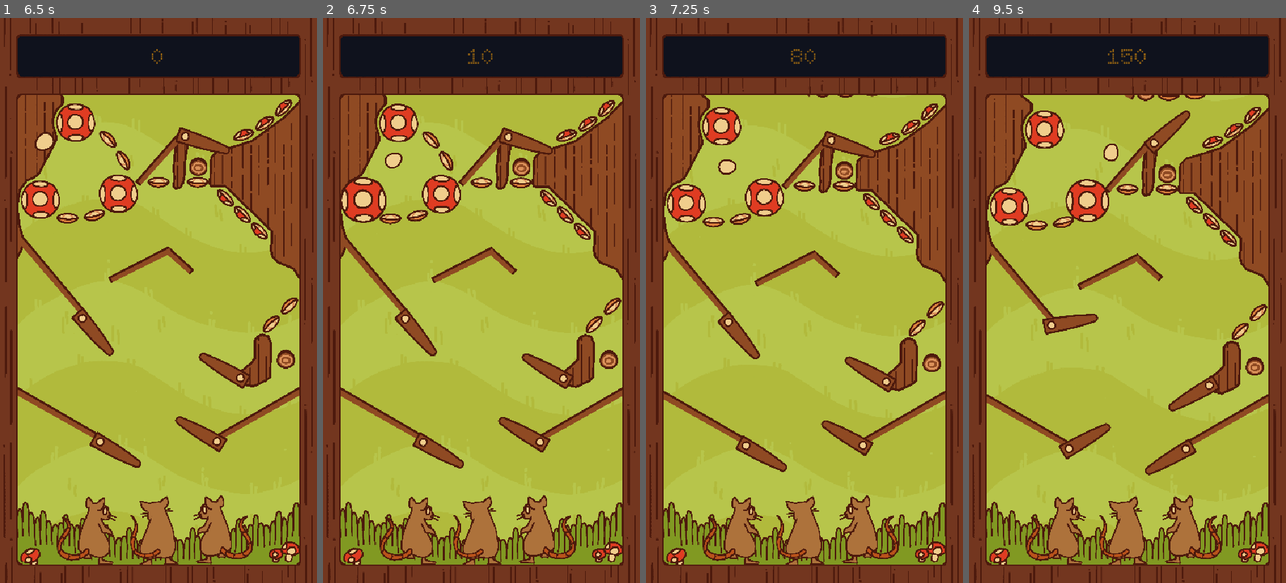
Above: before the commit, frames 1-4 (left to right).
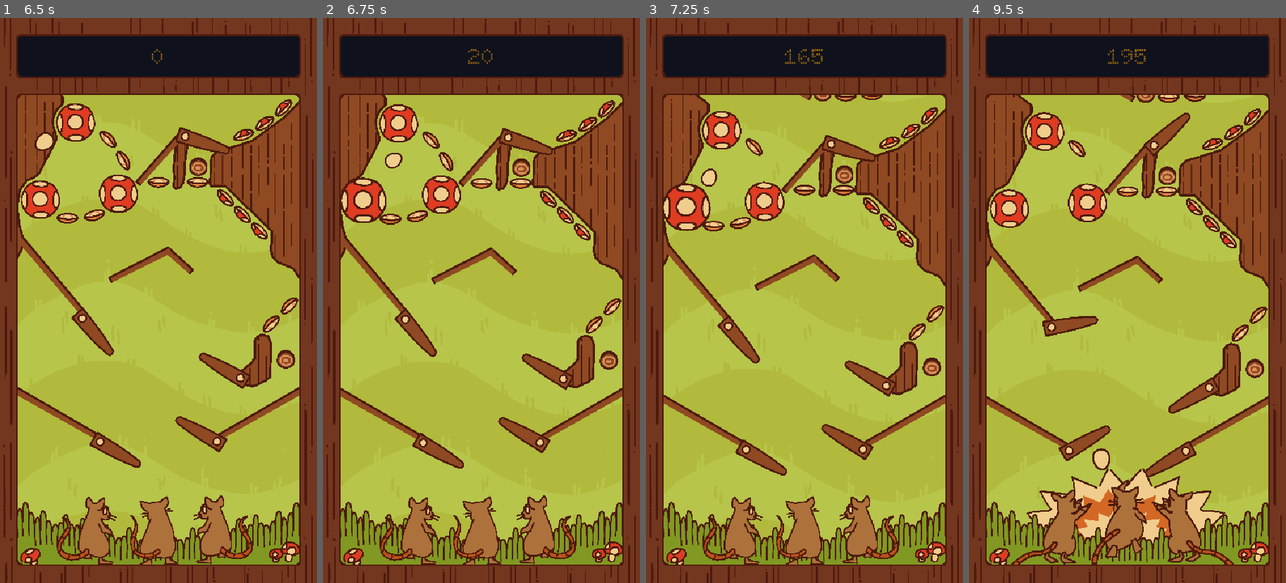
Above: after the commit, the same moments.

Repository: Lilacqualia/gjtnp-gjenp
Game: Godot game, scene res://scenes/conductor.tscn
Same seed, same stepped clock (60 frames per second), same inputs: the game is played once before the commit and once after it.
Inputs:
- Up to frame 1 (6.5 s): tap Enter at 0.5 s; hold D (Right Flipper) 0.53-1.28 s; hold Space (Start Game) 0.53-1.28 s; hold A (Left Flipper) 1.28-2.03 s; tap Space (Start Game) at 1.35, 2.85, 3.5, 4.35, 5, 5.85 s; hold Space (Start Game) 2.03-2.78 s; hold D (Right Flipper) 2.03-3.53 s; hold Space (Start Game) 3.53-4.28 s; hold A (Left Flipper) 3.53-5.78 s; hold Space (Start Game) 5.03-5.78 s; hold D (Right Flipper) from 5.78 s (still down)
- Up to frame 2 (6.75 s): keep holding D (Right Flipper); hold Space (Start Game) from 6.53 s (still down)
- Up to frame 3 (7.25 s): keep holding D (Right Flipper); keep holding Space (Start Game)
- Up to frame 4 (9.5 s): release Space (Start Game) at 7.28 s; tap Space (Start Game) at 7.35, 8.85 s; release D (Right Flipper) at 8.03 s; hold Space (Start Game) 8.03-8.78 s; hold A (Left Flipper) from 8.03 s (still down)

Frame 1 is identical in both runs. In frame 2, 1.7% of the frame differs, in the area x 5-95%, y 5-80%; in frame 3, 9.1%; in frame 4, 12%, in the area x 5-95%, y 5-97%.

Commit message:
Points adjustments.

Diff:
--- a/src/scenes/spinner.tscn
+++ b/src/scenes/spinner.tscn
@@ -11,7 +11,6 @@
 [node name="spinner" type="Area2D" unique_id=1432479668 groups=["hittable_object"]]
 collision_layer = 4
 script = ExtResource("1_78gc6")
-value = 50
 
 [node name="CollisionShape2D" type="CollisionShape2D" parent="." unique_id=146161982]
 shape = SubResource("CircleShape2D_beaw0")
--- a/src/scenes/table_forest.tscn
+++ b/src/scenes/table_forest.tscn
@@ -70,7 +70,6 @@
 
 [node name="spinner" parent="ScrollableElements/Stage1/DrainGuard" unique_id=1432479668 instance=ExtResource("9_o62vd")]
 position = Vector2(507, -88)
-value = 15
 
 [node name="Wall" parent="ScrollableElements/Stage1/DrainGuard" unique_id=55546858 instance=ExtResource("7_ehd0t")]
 z_as_relative = false
@@ -160,7 +159,6 @@
 
 [node name="spinner" parent="ScrollableElements/Stage1/SideLog" unique_id=1531310458 instance=ExtResource("9_o62vd")]
 position = Vector2(358, 25)
-value = 15
 
 [node name="OneWayPlatform4" parent="ScrollableElements/Stage1/SideLog" unique_id=430941784 instance=ExtResource("10_o62vd")]
 position = Vector2(252, 50)
@@ -355,7 +353,6 @@
 
 [node name="spinner2" parent="ScrollableElements/Stage2/Group1" unique_id=928888113 instance=ExtResource("9_o62vd")]
 position = Vector2(403, 19)
-value = 15
 
 [node name="DropTarget8" parent="ScrollableElements/Stage2/Group1" unique_id=1801079846 instance=ExtResource("5_3pj8s")]
 position = Vector2(376, 48)
@@ -427,7 +424,6 @@
 
 [node name="spinner2" parent="ScrollableElements/Stage2/Group2" unique_id=2095172409 instance=ExtResource("9_o62vd")]
 position = Vector2(76, -79)
-value = 15
 
 [node name="round_bumper2" parent="ScrollableElements/Stage2/Group2" unique_id=667104284 instance=ExtResource("9_r5rc4")]
 position = Vector2(248, -262)
@@ -483,7 +479,6 @@
 
 [node name="spinner2" parent="ScrollableElements/Stage2/Group3" unique_id=825275472 instance=ExtResource("9_o62vd")]
 position = Vector2(72, 35)
-value = 15
 
 [node name="Wall" parent="ScrollableElements/Stage2/Group3" unique_id=1889791248 instance=ExtResource("7_ehd0t")]
 position = Vector2(101, -26)
--- a/src/scripts/drop_target.gd
+++ b/src/scripts/drop_target.gd
@@ -4,7 +4,7 @@
 
 signal target_dropped
 
-@export var value := 15
+@export var value := 20
 
 var _down := false
 
--- a/src/scripts/round_bumper.gd
+++ b/src/scripts/round_bumper.gd
@@ -1,7 +1,7 @@
 extends StaticBody2D
 
 #point value awarded when ball strikes this bumper
-var value: int = 10
+var value: int = 20
 
 #how hard the bumper kicks the ball on contact. unlike flat bumpers, this shouldn't be affected as strongly by the bumper's scale
 var kick_strength: int = 20
--- a/src/scripts/round_bumper_parent.gd
+++ b/src/scripts/round_bumper_parent.gd
@@ -4,7 +4,7 @@
 # would i have been better off just making the staticbody the top node? maybe! but i don't wanna change it now. lol.
 
 ##point value awarded when ball strikes this bumper
-@export var value: int = 10
+@export var value: int = 20
 
 ##how hard the bumper kicks the ball on contact. unlike flat bumpers, this shouldn't be affected as strongly by the bumper's scale
 @export var kick_strength: int = 20
